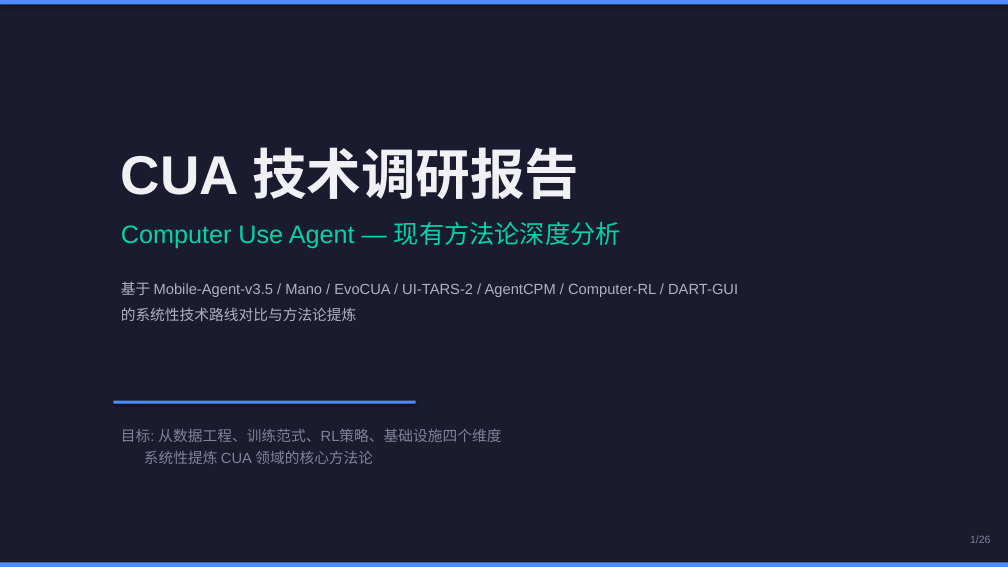
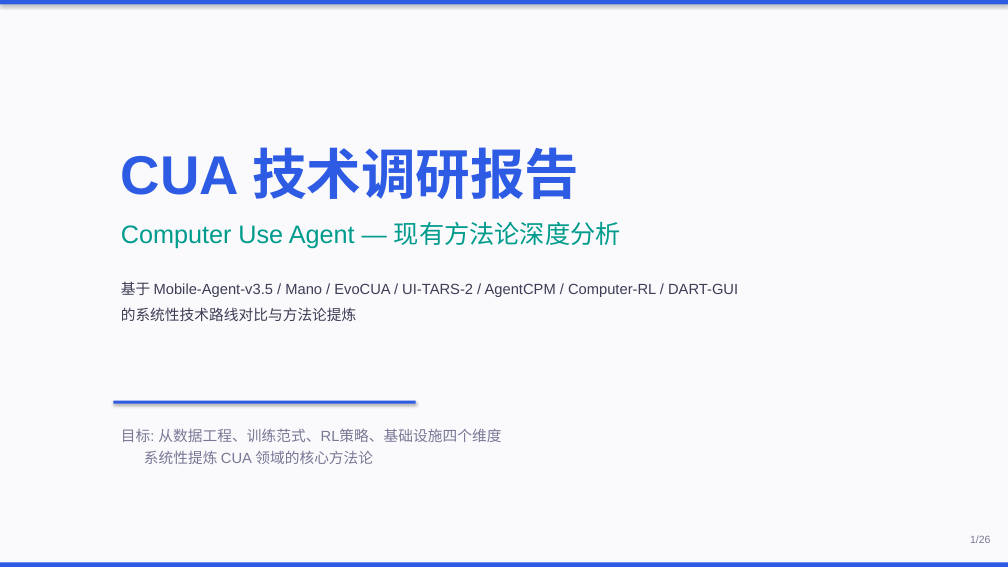
Before and after one commit to Pengxiang-Li/Cursor, a slide deck: slide 1 of CUA_Research_Report.pptx. Drawn at 1008x567 pixels with LibreOffice and Linux fonts; fonts in the diff are those of the drawing. Boxes give left, top, right and bottom in pixels: in the first picture for what was removed or moved away, otherwise in the second. Text is boxed around its words. In the diff, an @@ line names an element or a change of style, - is before the commit and + after.

```diff
--- a/CUA_Research_Report.pptx
+++ b/CUA_Research_Report.pptx
@@ background #1B1B2F to #FAFAFC @@
@@ text "CUA 技术调研报告" at bbox=[121, 147, 738, 321]: text colour #F0F0F5 to #2D5BE3 in "CUA 技术调研报告"; text colour #00D4AA to #009B8D in "Computer Use Agent — 现有方法论深度分析"; text colour #B0B0C5 to #3D3D56 in "基于 Mobile-Agent-v3.5 / Mano / EvoCUA / ...", "的系统性技术路线对比与方法论提炼" @@
@@ fill #4E8CFF to #2D5BE3 in 3 elements at bbox=[0, 0, 1008, 5], bbox=[0, 563, 1008, 567], bbox=[113, 401, 416, 404] @@
@@ text "目标: 从数据工程、训练范式、RL策略、基础设施四个维度" at bbox=[121, 428, 501, 464]: text colour #80809A to #787896 @@
@@ text "1/26" at bbox=[970, 535, 990, 543]: text colour #80809A to #787896 @@
```
Also in this commit, not shown: 25 other slides changed, 1 other file.
